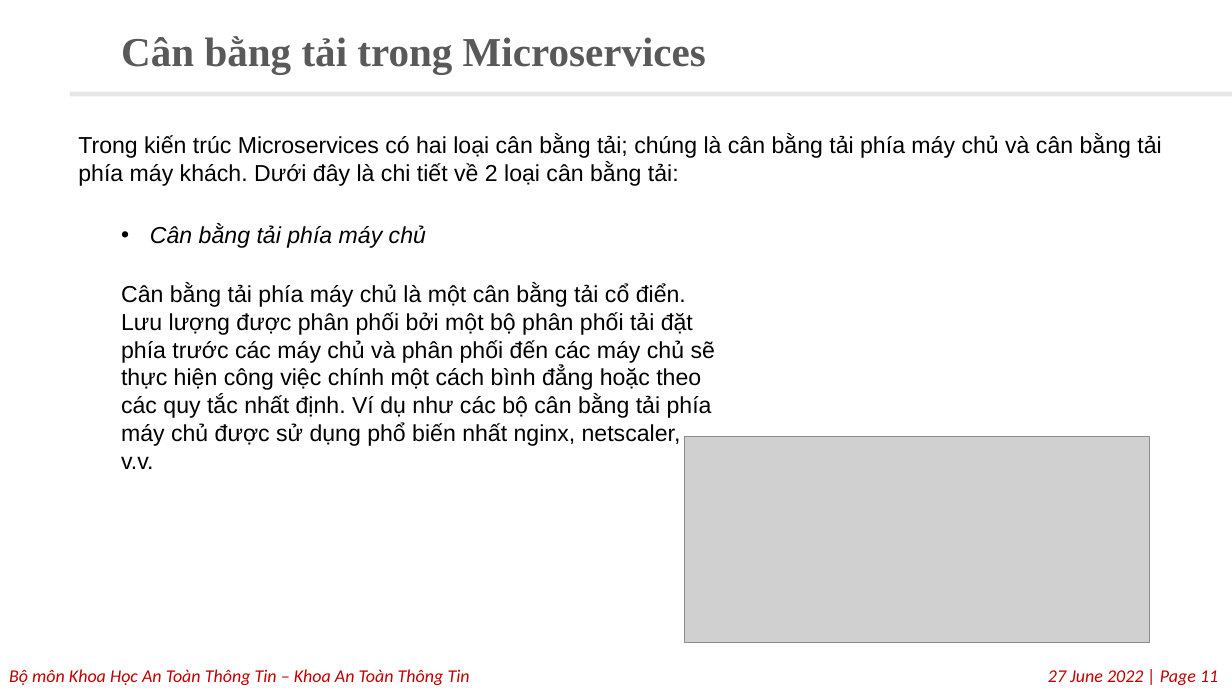
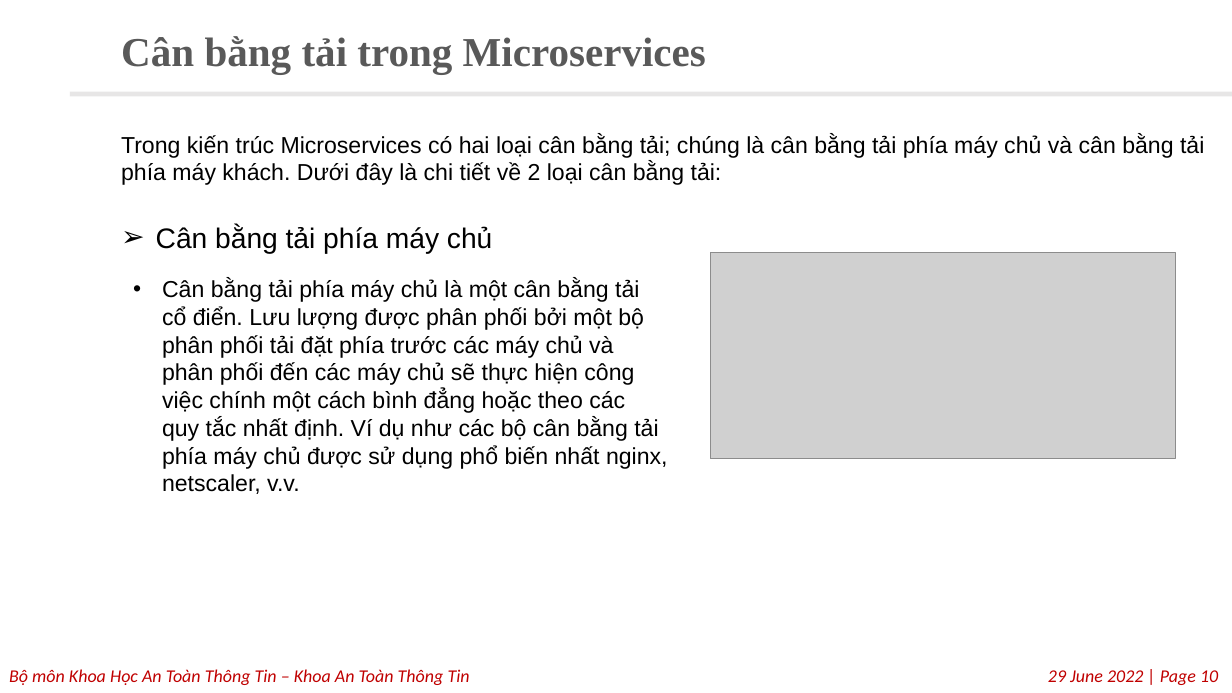
Before and after one commit to tiephunter/Traefik, a slide deck: slide 10 of Phương pháp cân bằng tải traefik.pptx (slide 11 before the commit). Drawn at 1232x693 pixels with LibreOffice and Linux fonts; fonts in the diff are those of the drawing; grey boxes stand for pictures; background and template pictures are left out. Boxes give left, top, right and bottom in pixels: in the first picture for what was removed or moved away, otherwise in the second. Text is boxed around its words. In the diff, an @@ line names an element or a change of style, - is before the commit and + after.

```diff
--- a/Phương pháp cân bằng tải traefik.pptx
+++ b/Phương pháp cân bằng tải traefik.pptx
@@ text "Trong kiến trúc Microservices có ...": place and size @@
-text "Trong kiến trúc Microservices có ..." at [78, 135, 1161, 186]
+text "Trong kiến trúc Microservices có ..." at [121, 134, 1204, 185]
@@ text "Cân bằng tải phía máy ..." at [156, 226, 492, 254]: size 18 to 22 pt, italic off; bullet • to ➢ @@
@@ picture: place and size @@
-picture at [684, 436, 1149, 642]
+picture at [710, 253, 1175, 459]
@@ text "Cân bằng tải phía máy ...": place and size @@
-text "Cân bằng tải phía máy ..." at [121, 284, 715, 469]
+text "Cân bằng tải phía máy ..." at [162, 279, 668, 494]
@@ text "Cân bằng tải phía máy ..." at [162, 279, 668, 494]: bullet none to • @@
@@ text at [1048, 670, 1218, 685]: text changed @@
-27 June 2022 | Page 11
+29 June 2022 | Page 10
```
Also in this commit, not shown: 7 other slides changed, 5 slides added, 4 slides removed, 7 other files.
